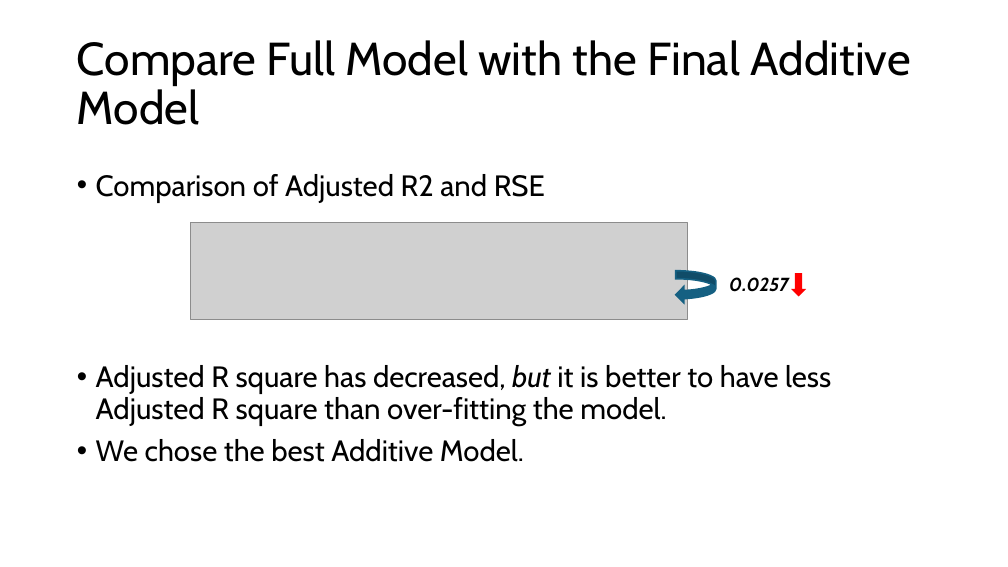
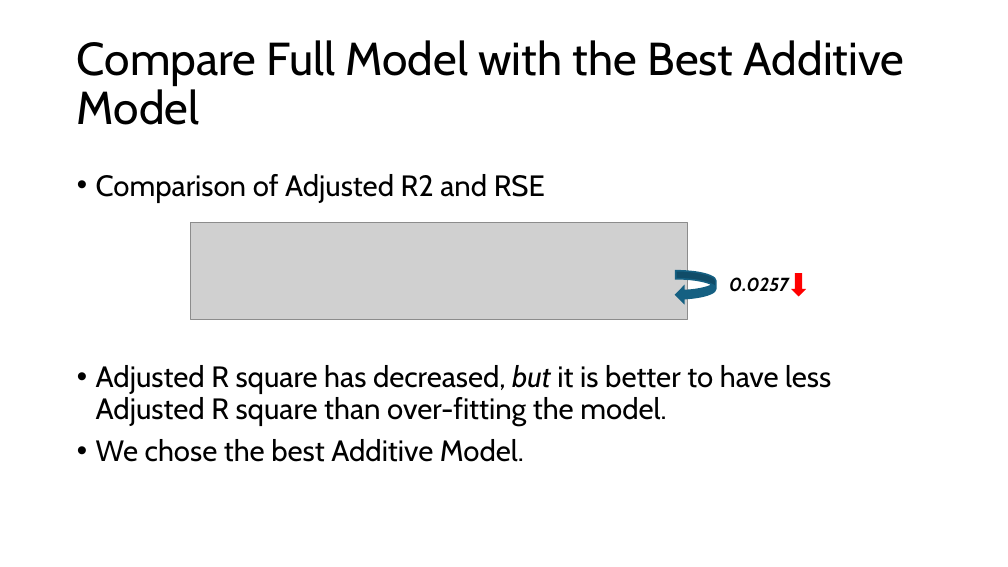
Before and after one commit to prs-sharma9/DATA-603_PROJECT, a slide deck: slide 9 of Final_Presentation.pptx. Drawn at 1008x567 pixels with LibreOffice and Linux fonts; fonts in the diff are those of the drawing; grey boxes stand for pictures. Boxes give left, top, right and bottom in pixels: in the first picture for what was removed or moved away, otherwise in the second. Text is boxed around its words. In the diff, an @@ line names an element or a change of style, - is before the commit and + after.

```diff
--- a/Final_Presentation.pptx
+++ b/Final_Presentation.pptx
@@ title at (x1=77, y1=40, x2=904, y2=125): text changed @@
-Compare Full Model with the Final Additive Model
+Compare Full Model with the Best Additive Model
```
